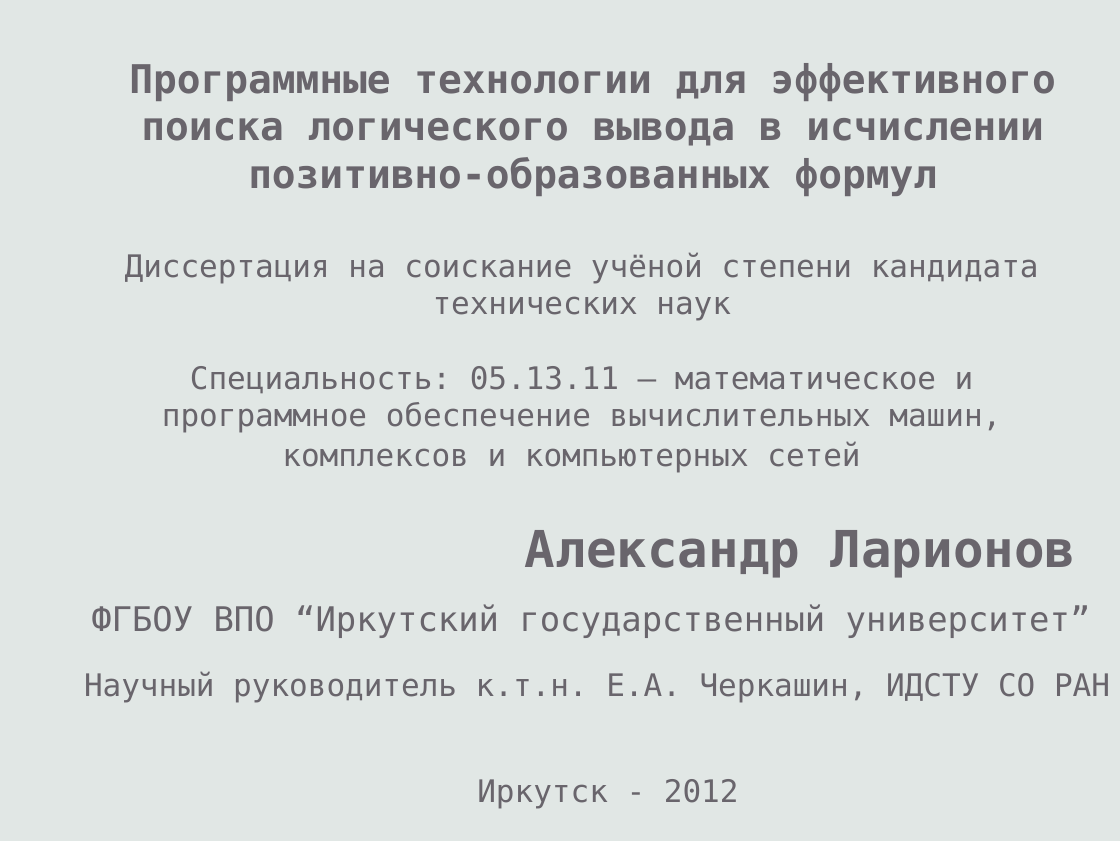
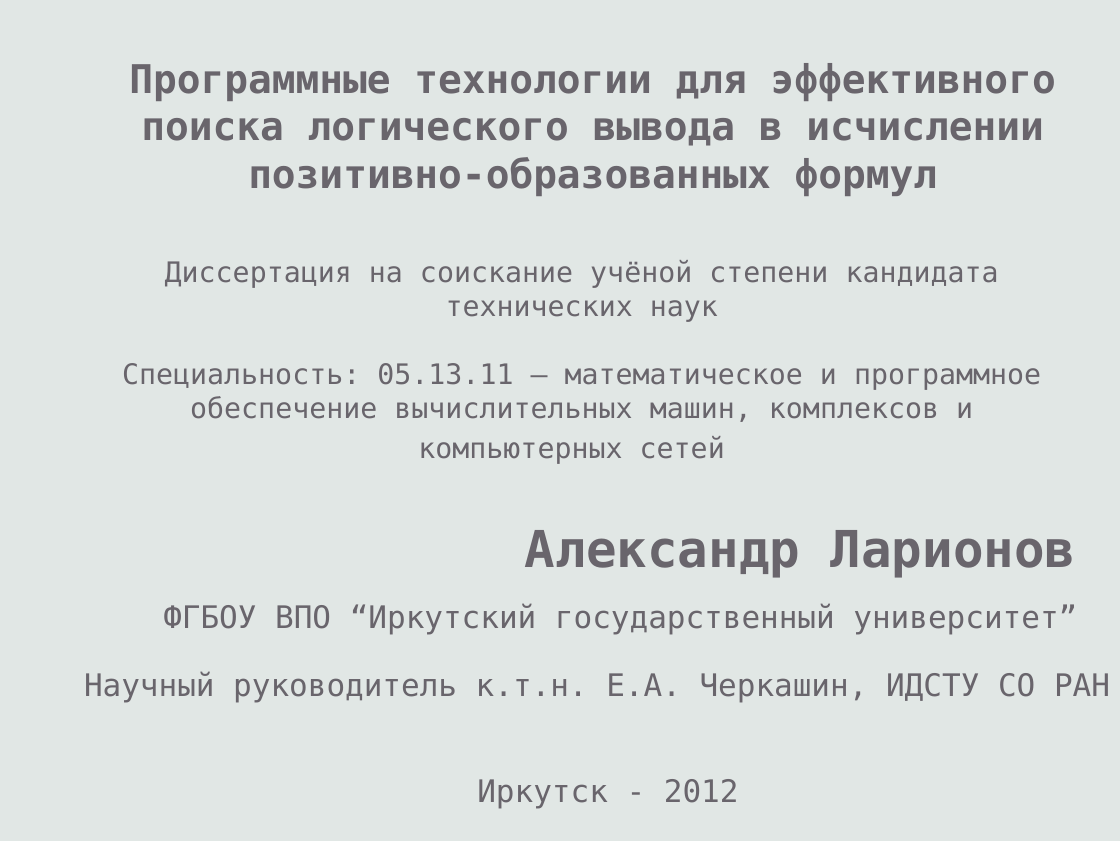
Before and after one commit to eugeneai/prisnif, a slide deck: slide 1 of brick/pres/pacman.odp. Drawn at 1120x841 pixels with LibreOffice and Linux fonts; fonts in the diff are those of the drawing. Boxes give left, top, right and bottom in pixels: in the first picture for what was removed or moved away, otherwise in the second. Text is boxed around its words. In the diff, an @@ line names an element or a change of style, - is before the commit and + after.

```diff
--- a/brick/pres/pacman.odp
+++ b/brick/pres/pacman.odp
@@ text "Диссертация на соискание учёной степени ...": place and size @@
-text "Диссертация на соискание учёной степени ..." at [125, 252, 1039, 473]
+text "Диссертация на соискание учёной степени ..." at [122, 260, 1041, 464]
@@ text "Диссертация на соискание учёной степени ..." at [122, 260, 1041, 464]: size 22 to 20 pt @@
@@ text "ФГБОУ ВПО “Иркутский государственный университет”": place and size @@
-text "ФГБОУ ВПО “Иркутский государственный университет”" at [91, 604, 1091, 638]
+text "ФГБОУ ВПО “Иркутский государственный университет”" at [163, 603, 1077, 635]
@@ text "ФГБОУ ВПО “Иркутский государственный университет”" at [163, 603, 1077, 635]: size 24 to 22 pt @@
```
Also in this commit, not shown: 8 other slides changed, 9 slides added, 7 slides removed, 1 other file.
